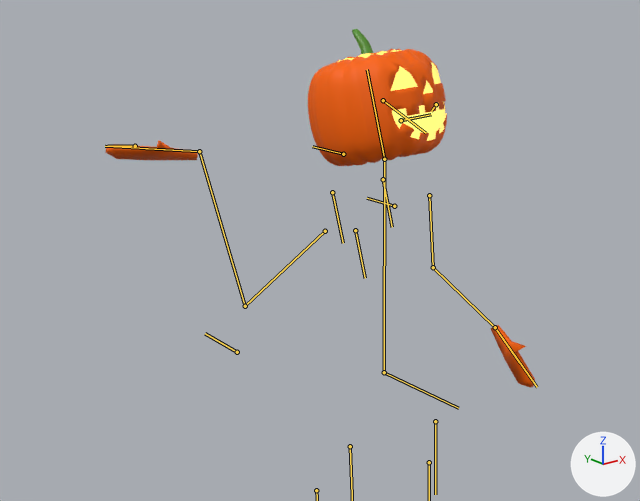
The Blender file actor/BotWZelda/skeleton2.blend: old version first, new version second.
Rendered twice from a camera (50 mm lens) standing at (-1.153, -1.228, 1.871) and looking at (-0.138, 0.04, 1.363). The lights are fixed; the arrows at lower right show +X, +Y and +Z. Both versions are drawn at frame 19 of the action 'TestAnim'; the numbers are the values there. The bones that bend it are drawn over the model as lines.

The first picture shows 'Pumpkin'.
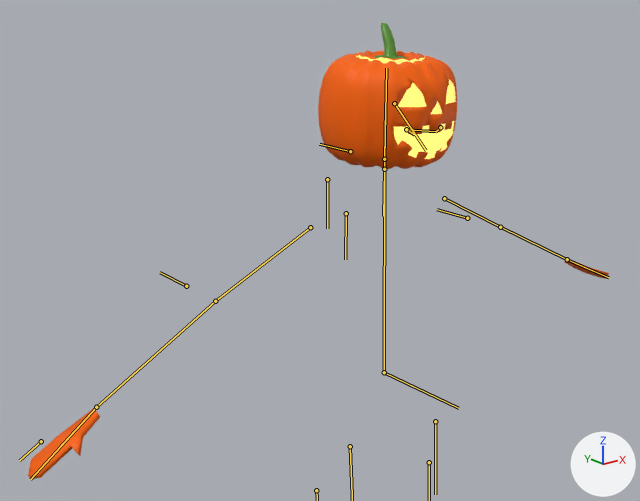
Location of each change, [x1, y1, x2, y2] in pixels of the pictures (640 x 501 px):
'Pumpkin', posed (35% wider, 27% taller)
    before: [106, 29, 535, 388]
    after: [28, 23, 609, 479]
bone 'LHandIK', root to tip
    before: (495, 327) to (537, 387)
    after: (567, 259) to (608, 277)
bone 'RHandIK', root to tip
    before: (199, 151) to (105, 146)
    after: (96, 407) to (30, 479)
bone 'HeadIK', root to tip
    before: (384, 159) to (367, 69)
    after: (384, 159) to (386, 68)

What the commit changed:
Bone 'LHandIK' (bone_lhandik) moves from (0.113, -0.336, -0.299) to (0.0, 0.0, 0.0).
Bone 'LHandIK' (bone_lhandik) turns from (-66, -25, -9) to (0, 0, 0) degrees about its own x, y and z.
Bone 'RHandIK' (bone_rhandik) moves from (-0.243, -0.325, 0.189) to (0.0, 0.0, 0.0).
Bone 'RHandIK' (bone_rhandik) turns from (42, 9, 5) to (0, 0, 0) degrees about its own x, y and z.
Bone 'HeadIK' (bone_headik) turns from (-16, 8, 1) to (0, 0, 0) degrees about its own x, y and z.
